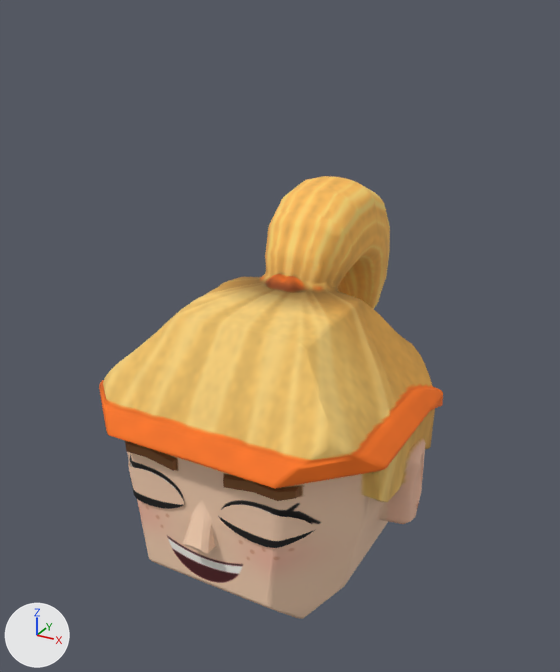
Two versions of the FBX model Assets/_Game/Art/Models/Heads/head_bitsy.fbx, one commit apart.
Both versions are drawn from a 50 mm lens placed at (0.577, -1.013, 0.954), pointed at (-0.003, 0.041, 0.427). Arrows for +X, +Y and +Z are at lower left; the lights stay in place. The picture after the commit comes second. Where no turn or scale is listed for an object, it has been applied to the vertices.

Before the edit, the objects in view are built like this:
```python
me_bitsy_002 = bpy.data.meshes.new('bitsy.002')
me_bitsy_002.from_pydata(...)  # 1965 vertices, 3926 faces; spans x -0.272..0.272, y -0.243..0.404, z 0.0..0.66
me_bitsy_002.materials.append(mat_bitsy_mat)  # picture img_head_bitsy_png
me_lid_l = bpy.data.meshes.new('lid_L')
me_lid_l.from_pydata(...)  # 104 vertices, 102 faces; spans x 0.0312..0.1732, y -0.2134..-0.172, z 0.2098..0.2742
me_lid_l.materials.append(mat_bitsy_mat)  # picture img_head_bitsy_png
me_lid_r = bpy.data.meshes.new('lid_R')
me_lid_r.from_pydata(...)  # 104 vertices, 102 faces; spans x -0.1732..-0.0312, y -0.2134..-0.172, z 0.2098..0.2742
me_lid_r.materials.append(mat_bitsy_mat)  # picture img_head_bitsy_png
ob_bitsy = bpy.data.objects.new('bitsy', me_bitsy_002)
ob_bitsy.location = (0.0, 0.0, 0.0)
ob_lid_l = bpy.data.objects.new('lid_L', me_lid_l)
ob_lid_l.location = (0.0, 0.0, 0.0)
ob_lid_r = bpy.data.objects.new('lid_R', me_lid_r)
ob_lid_r.location = (0.0, 0.0, 0.0)
```
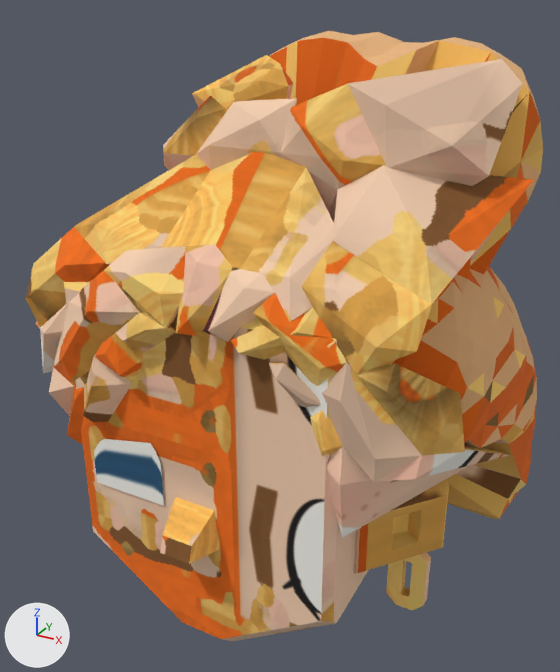
Where the change shows, as pixel boxes (x1, y1, x2, y2) in the pictures (560 x 672 px):
'head_bitsy', added (orange): after (26, 31, 543, 641)
'bitsy', deleted (orange): before (99, 176, 443, 619)
'lid_R', reshaped (25% wider, 42% taller): before (128, 462, 184, 509); after (94, 439, 164, 506)
'lid_L', deleted (beige): before (218, 505, 315, 548)
part 1 of me_lid_r, deleted (beige): before (128, 462, 184, 509)
part 2 of me_lid_r, added: after (94, 439, 164, 506)

What changed in the scene script:
```text
Add mat_head_bitsy:
    mat_head_bitsy = principled_material('head_bitsy')
    mat_head_bitsy.texture = img_head_bitsy_png
    mat_head_bitsy.roughness = 1.0
Change me_lid_r:
    used by ob_lid_r; location = (0.0, 0.0, 0.0)
    remove me_lid_r.from_pydata(...)  # 104 vertices, 102 faces; spans x -0.1732..-0.0312, y -0.2134..-0.172, z 0.2098..0.2742
    remove me_lid_r.materials.append(mat_bitsy_mat)  # picture img_head_bitsy_png
    add me_lid_r.from_pydata(...)  # 80 vertices, 78 faces; spans x -0.1895..-0.0557, y -0.2321, z 0.2348..0.3425
    me_lid_r part 1: the whole mesh is rebuilt
    me_lid_r part 2
    65 vertices are added at x -0.1895..-0.0557, y -0.2321, z 0.2348..0.3425
    9 new vertices lie (0.0044, 0.0, 0.0) away from vertices in x -0.1805..-0.0691, y -0.2321, z 0.2349..0.2355
    6 new vertices lie (0.0045, 0.0, 0.001) away from vertices in x -0.1583..-0.0825, y -0.2321, z 0.3242..0.3404
    78 new faces join them
    add me_lid_r.materials.append(mat_head_bitsy)  # picture img_head_bitsy_png
Add me_head_bitsy:
    me_head_bitsy.from_pydata(...)  # 1903 vertices, 3898 faces; spans x -0.392..0.421, y -0.285..0.309, z -0.014..0.903
    me_head_bitsy.materials.append(mat_head_bitsy)  # picture img_head_bitsy_png
Remove ob_lid_l:
    ob_lid_l = bpy.data.objects.new('lid_L', me_lid_l)
    ob_lid_l.location = (0.0, 0.0, 0.0)
Remove ob_bitsy:
    ob_bitsy = bpy.data.objects.new('bitsy', me_bitsy_002)
    ob_bitsy.location = (0.0, 0.0, 0.0)
Add ob_head_bitsy:
    ob_head_bitsy = bpy.data.objects.new('head_bitsy', me_head_bitsy)
    ob_head_bitsy.location = (0.0, 0.0, 0.0)
```
